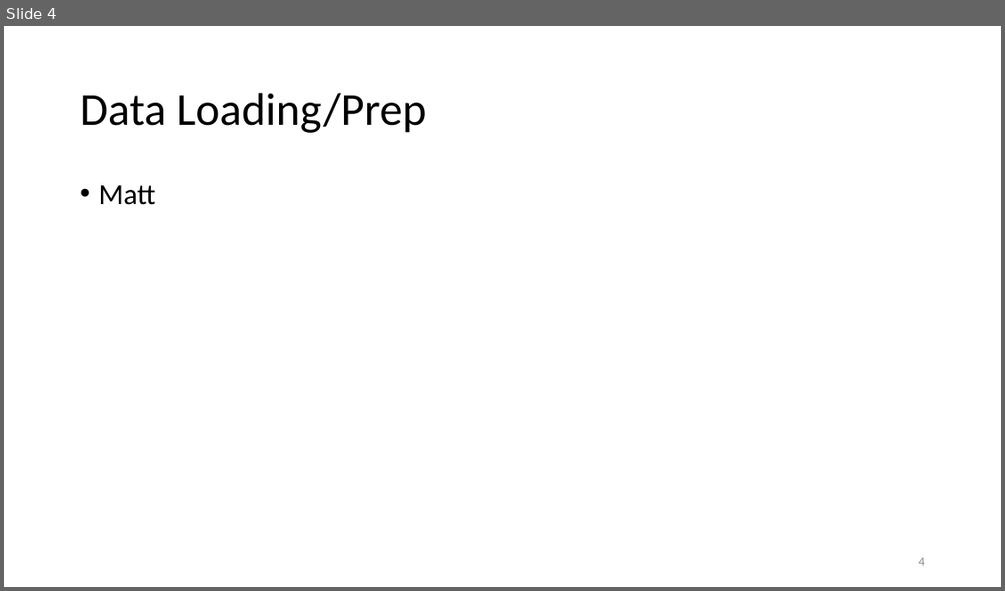
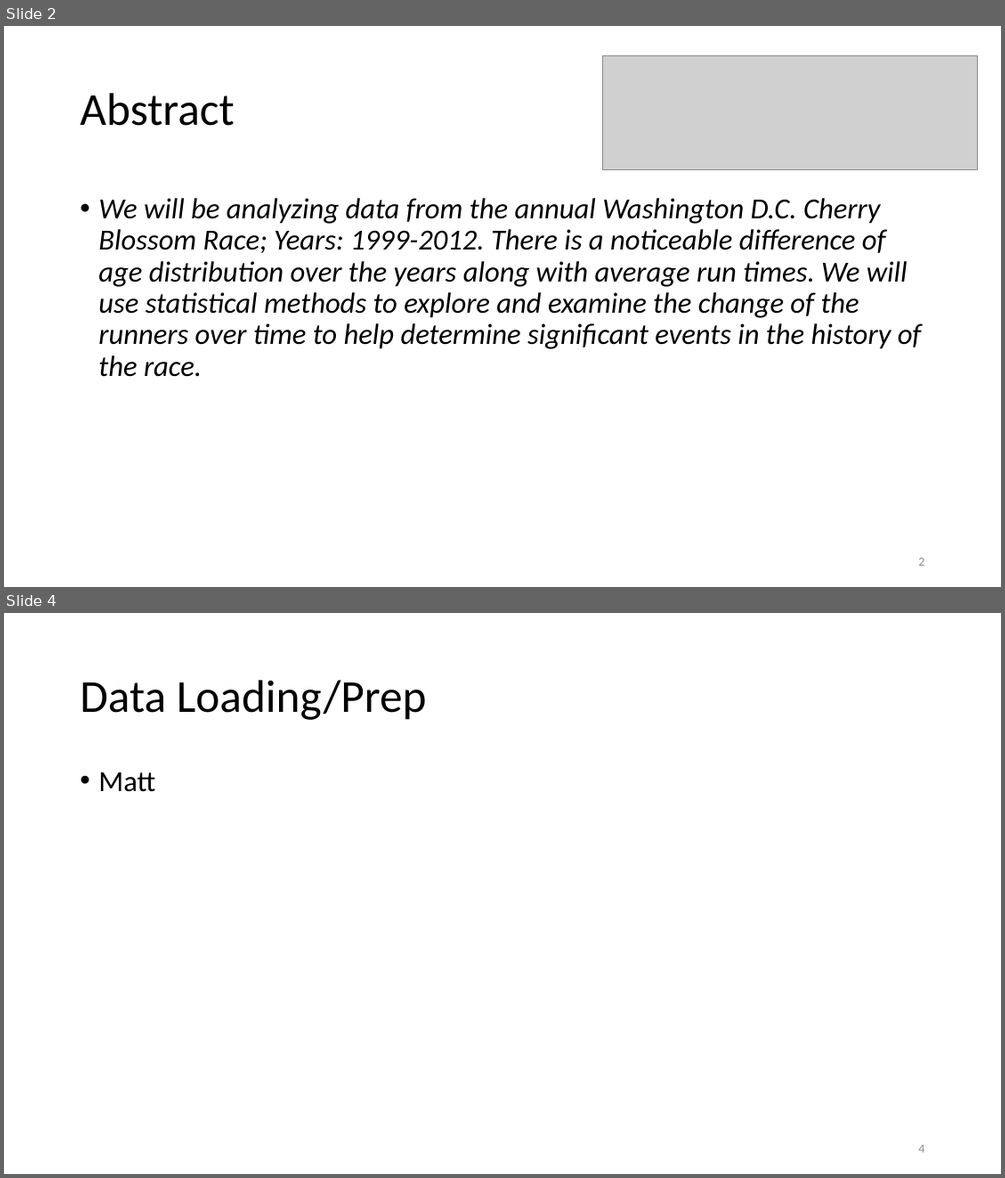
Before and after one commit to elkinst65/QTW_08, a slide deck: infographic.pptx. Shown one above the other, each under a label of ours: slide 4 before the commit, slides 2 and 4 after it; the slides between them are not shown. The pictures are 1005x591 and 1005x1178 pixels, drawn with LibreOffice and Linux fonts; fonts in the diff are those of the drawing; grey boxes stand for pictures. Boxes give left, top, right and bottom in pixels: in the first picture for what was removed or moved away, otherwise in the second. Text is boxed around its words. In the diff, an @@ line names an element or a change of style, - is before the commit and + after.

Commit message:
Added title page, abstract and started on background.
More to come

```diff
--- a/infographic.pptx
+++ b/infographic.pptx
@@ slide 2 added at box(4, 26, 1001, 587), background #FFFFFF @@
@@ picture added at box(602, 56, 978, 169) @@
@@ title added at box(80, 93, 234, 126), 44 pt, text #000000 @@
+Abstract
@@ text added at box(98, 198, 922, 377), 28 pt, text #000000, italic @@
+• We will be analyzing data from the annual Washington D.C. Cherry Blossom Race; Years: 1999-2012. There is a noticeable difference of age distribution over the years along with average run times. We will use statistical methods to explore and examine the change of the runners over time to help determine significant events in the history of the race.
@@ page number added at box(918, 557, 924, 565), 12 pt, text #8C8C8C @@
+2
```
Also in this commit, not shown: 1 slide changed, 1 other slide added, 2 slides removed.
